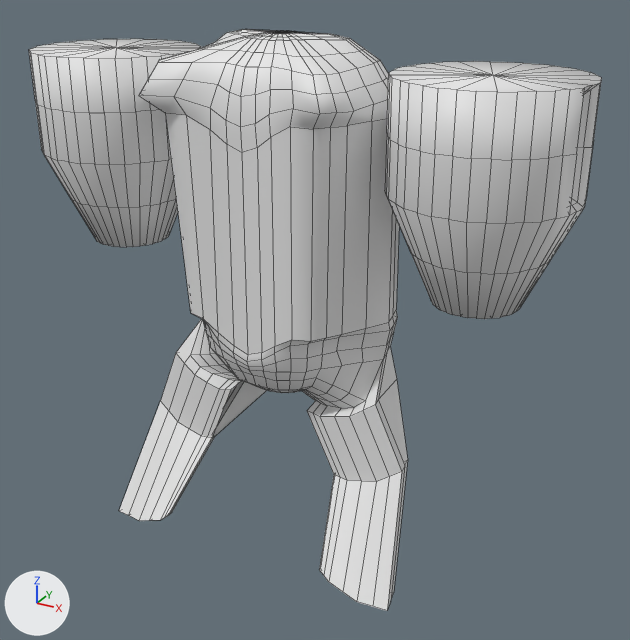
The FBX model Assets/Models/Truster.FBX, before and after one commit.
Camera for both pictures: a camera (50 mm lens) standing at (3.78, -6.32, 2.2) and looking at (0.29, 0.04, -0.98). The lights are fixed; the arrows at lower left show +X, +Y and +Z. Mesh edges are drawn as thin lines. Where no turn or scale is listed for an object, it has been applied to the vertices.

The older version as bpy lines, for what is in view:
```python
me_mesh = bpy.data.meshes.new('Mesh')
me_mesh.from_pydata(...)  # 668 vertices, 632 faces; spans x -1.49..1.49, y -0.82..0.82, z -2.31..2.31
me_mesh_001 = bpy.data.meshes.new('Mesh.001')
me_mesh_001.from_pydata(...)  # 198 vertices, 196 faces; spans x -0.76..0.76, y -0.75..0.75, z -1.41..0.37
me_mesh_002 = bpy.data.meshes.new('Mesh.002')
me_mesh_002.from_pydata(...)  # 198 vertices, 196 faces; spans x -0.76..0.76, y -0.75..0.75, z -1.41..0.37
ob_l_motor = bpy.data.objects.new('L_Motor', me_mesh_001)
ob_l_motor.location = (1.77, 0.04, 0.91)
ob_r_motor = bpy.data.objects.new('R_Motor', me_mesh_002)
ob_r_motor.location = (-1.77, 0.04, 0.91)
ob_truster = bpy.data.objects.new('Truster', me_mesh)
ob_truster.location = (0.0, -0.06, -0.81)
```
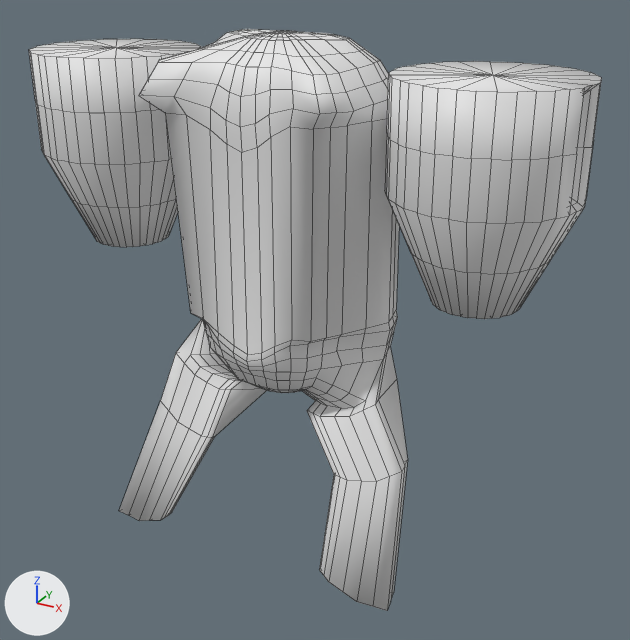
What differs and where, as boxes [x1, y1, x2, y2] in the pictures (630 x 640 px):
part 1 of me_mesh, built on: [227, 29, 348, 39] in both
part 2 of me_mesh, added: after [213, 381, 267, 437]

What changed in the scene script:
```text
Change me_mesh:
    used by ob_truster; location = (0.0, -0.06, -0.81)
    remove me_mesh.from_pydata(...)  # 668 vertices, 632 faces; spans x -1.49..1.49, y -0.82..0.82, z -2.31..2.31
    add me_mesh.from_pydata(...)  # 670 vertices, 670 faces; spans x -1.49..1.49, y -0.82..0.82, z -2.31..2.31
    me_mesh part 1
    2 vertices are removed from x -0.39..0.39, y 0.13, z 2.31
    4 faces are deleted
    4 vertices move from x -0.48..0.48, y 0.1..0.18, z 2.3 to x -0.43..0.43, y 0.1..0.16, z 2.31
    3 vertices are added at (0.25, 0.1, 2.31), (0.0, 0.06, 2.31), (-0.25, 0.1, 2.31)
    22 new faces join them
    me_mesh part 2
    1 vertex is added at (0.0, 0.06, -0.84)
    20 new faces join them
```
